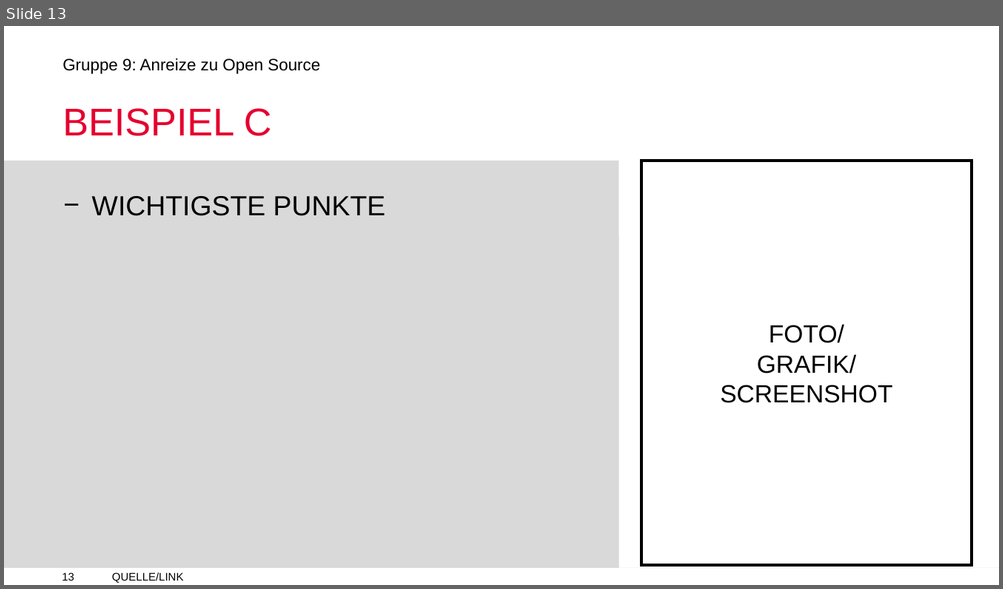
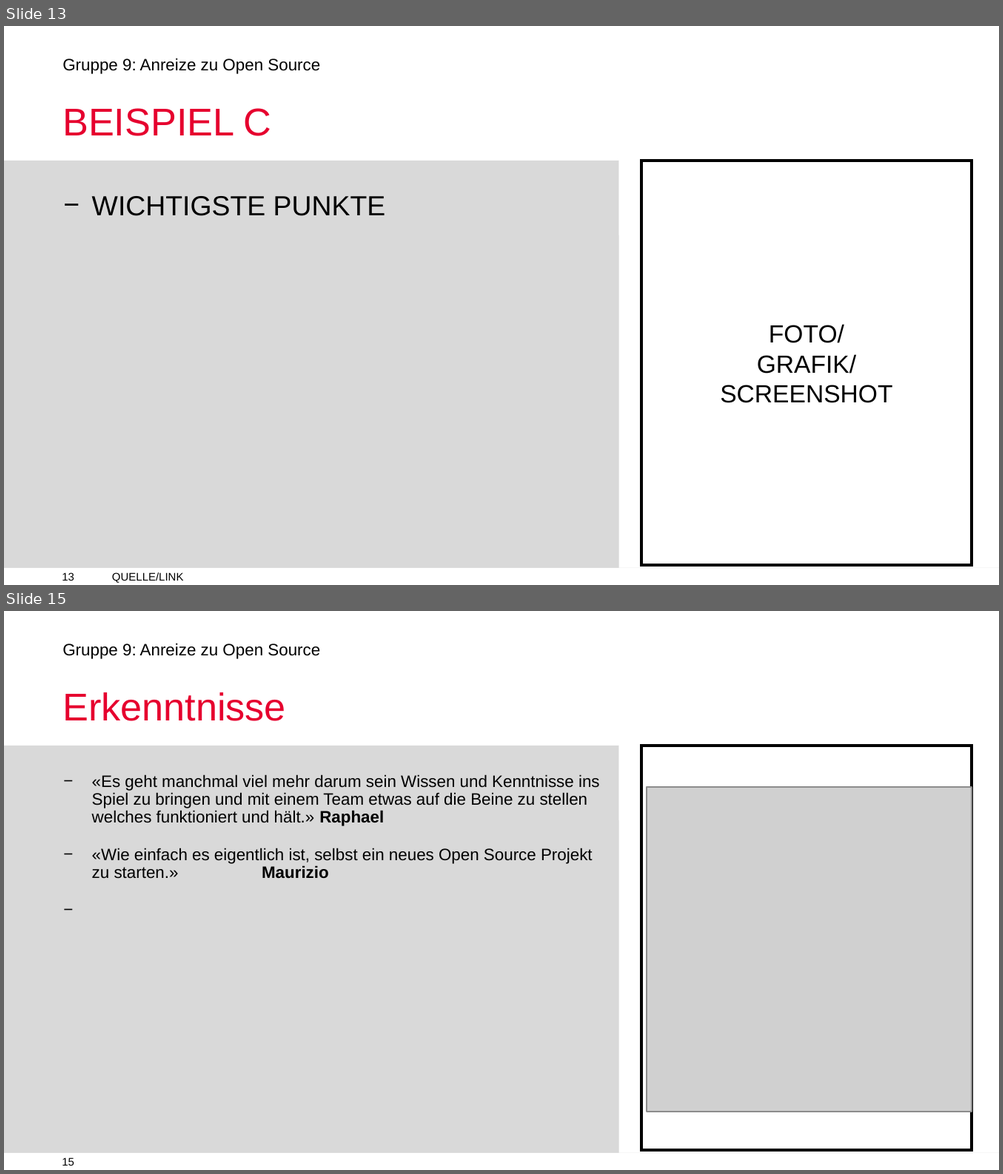
Before and after one commit to mauriziopiu/anreize_zu_open_source, a slide deck: OSS_Prasentation_open.odp. Shown one above the other, each under a label of ours: slide 13 before the commit, slides 13 and 15 after it; the slides between them are not shown. The pictures are 1003x589 and 1003x1174 pixels, drawn with LibreOffice and Linux fonts; fonts in the diff are those of the drawing; grey boxes stand for pictures; background and template pictures are left out. Boxes give left, top, right and bottom in pixels: in the first picture for what was removed or moved away, otherwise in the second. Text is boxed around its words. In the diff, an @@ line names an element or a change of style, - is before the commit and + after.

Commit message:
Praesentation teil Raphael

```diff
--- a/OSS_Prasentation_open.odp
+++ b/OSS_Prasentation_open.odp
@@ slide 15 added at (x1=4, y1=611, x2=999, y2=1170), background #FFFFFF; not listed: 5 template elements that a slide beside it also shows @@
@@ text added at (x1=62, y1=692, x2=286, y2=721), 28 pt, text #E6002E @@
+Erkenntnisse
@@ rectangle added at (x1=642, y1=746, x2=972, y2=1151), fill #FFFFFF, outline #000000 2.01 pt @@
@@ text added at (x1=92, y1=775, x2=600, y2=879), 12 pt, text #000000 @@
+− «Es geht manchmal viel mehr darum sein Wissen und Kenntnisse ins Spiel zu bringen und mit einem Team etwas auf die Beine zu stellen welches funktioniert und hält.» Raphael
+− «Wie einfach es eigentlich ist, selbst ein neues Open Source Projekt zu starten.» Maurizio
@@ picture added at (x1=646, y1=787, x2=972, y2=1112) @@
```
Also in this commit, not shown: 1 slide changed, 2 other slides added.
